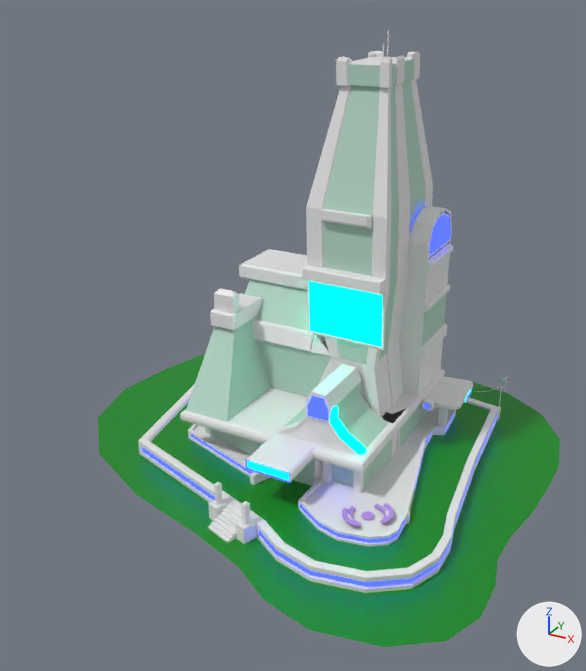
A saved change to the glTF model public/models/Skyscraper.glb.
Both versions are drawn from a 50 mm camera at (2.4, -4.36, 2.59) aimed at (0.22, -0.39, 0.61). The lights are fixed; the arrows at lower right show +X, +Y and +Z. Where no turn or scale is listed for an object, it has been applied to the vertices. Vertices at the same position are counted once.

In view in the first picture: 'grass'.
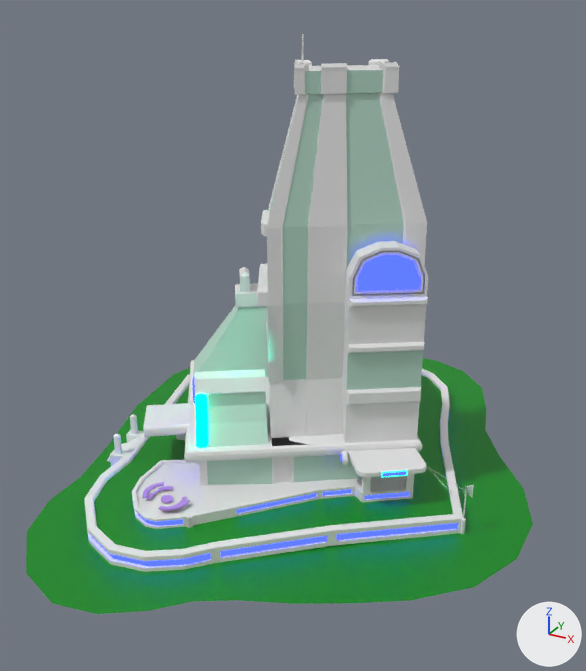
Where the newer file only moved an object's origin or applied its transform, the numbers keep the older frame.

Pixel boxes (x1, y1, x2, y2) of what changed, in the pictures (586 x 671 px):
```json
{"object": "grass", "change": "recoloured, surface changed, mesh turned", "before": [98, 30, 560, 647], "after": [26, 34, 533, 614]}
```

Scene script edits in JSON lines:
```json
{"op": "set", "path": "mat_material_001.metallic", "old": "1.0", "new": "0.0"}
{"op": "set", "path": "mat_material_001.base_color", "old": "(0.0, 0.0, 0.0)", "new": "(0.8, 0.8, 0.8)", "note": "black #000000 -> white #e7e7e7"}
{"op": "remove", "block": "mat_material_001", "code": "mat_material_001.emission_color = (0.0, 1.0, 0.632)  # cyan #00ffd0"}
{"op": "remove", "block": "mat_material_001", "code": "mat_material_001.emission_strength = 5.0"}
{"block": "me_plane", "where": "me_plane.from_pydata(...)  # 4443 vertices, 8750 faces; spans x -1.46..1.74, y -1.63..1.53, z 0.15..2.83"}
{"block": "me_plane", "where": "# used by ob_grass; location = (0.0, 0.0, -0.491)"}
{"block": "me_plane", "change": "me_plane part 1: the whole mesh is turned -56.2 degrees about the z axis through the mesh origin"}
```
